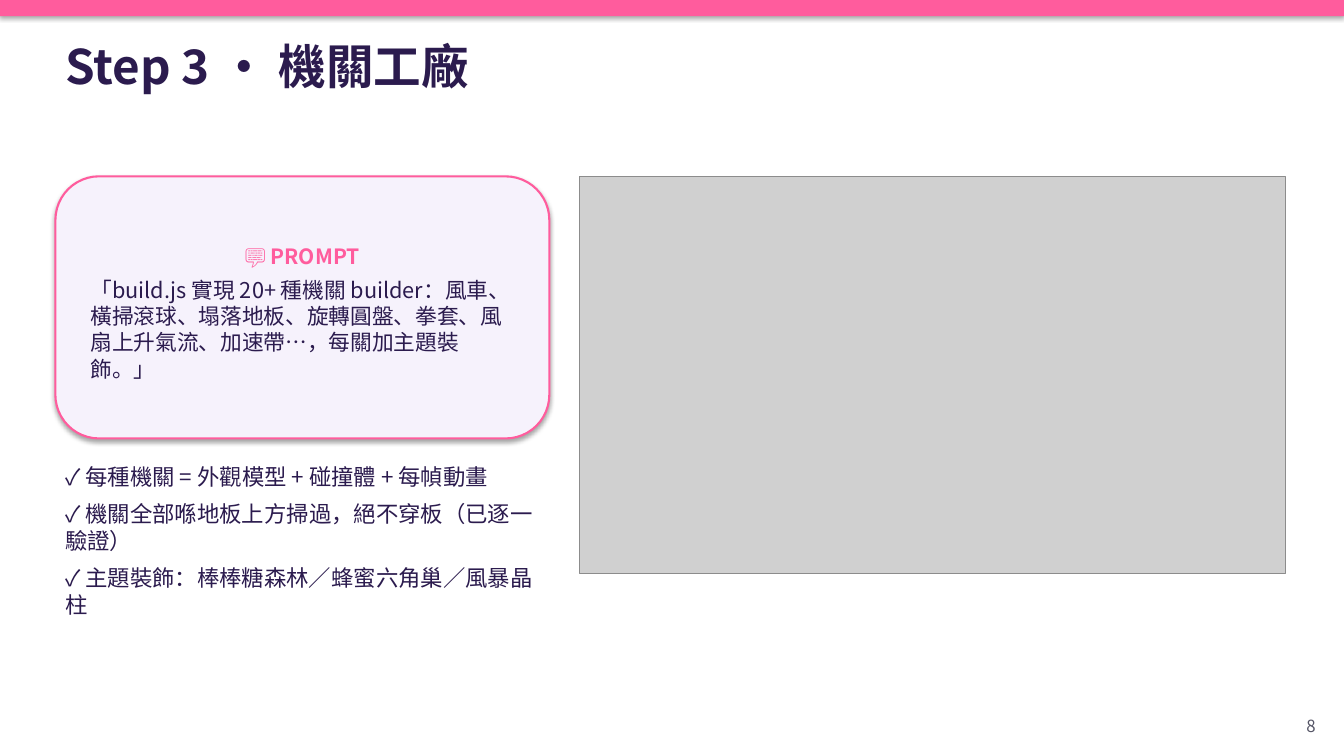
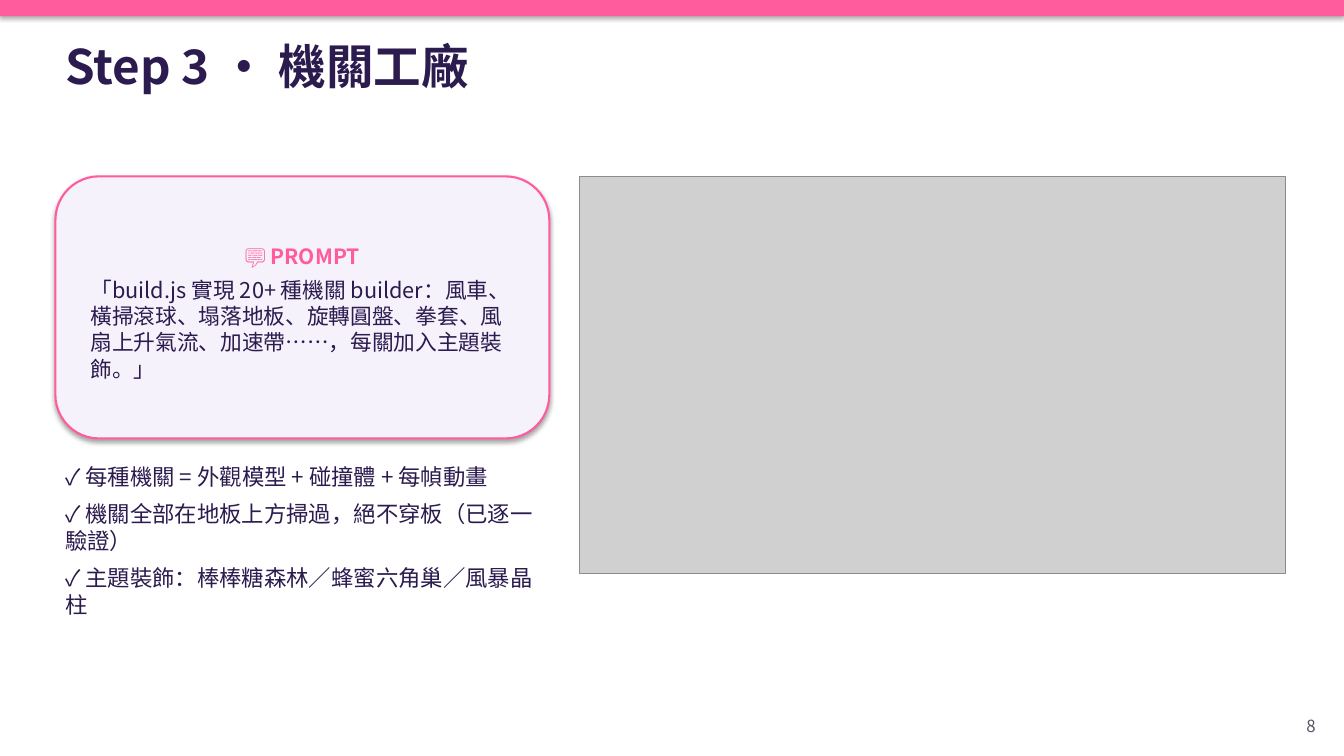
Before and after one commit to chengkaho98-svg/Mini3Dgame, a slide deck: slide 8 of 糖糖大亂鬥_AI開發Playbook.pptx. Drawn at 1344x756 pixels with LibreOffice and Linux fonts; fonts in the diff are those of the drawing; grey boxes stand for pictures. Boxes give left, top, right and bottom in pixels: in the first picture for what was removed or moved away, otherwise in the second. Text is boxed around its words. In the diff, an @@ line names an element or a change of style, - is before the commit and + after.

```diff
--- a/糖糖大亂鬥_AI開發Playbook.pptx
+++ b/糖糖大亂鬥_AI開發Playbook.pptx
@@ text in rounded rectangle at box(90, 279, 510, 379): text changed @@
-「build.js 實現 20+ 種機關 builder：風車、橫掃滾球、塌落地板、旋轉圓盤、拳套、風扇上升氣流、加速帶…，每關加主題裝飾。」
+「build.js 實現 20+ 種機關 builder：風車、橫掃滾球、塌落地板、旋轉圓盤、拳套、風扇上升氣流、加速帶……，每關加入主題裝飾。」
@@ text at box(65, 503, 533, 551): text changed @@
-✓ 機關全部喺地板上方掃過，絕不穿板（已逐一驗證）
+✓ 機關全部在地板上方掃過，絕不穿板（已逐一驗證）
```
Also in this commit, not shown: 13 other slides changed, 32 other files.
